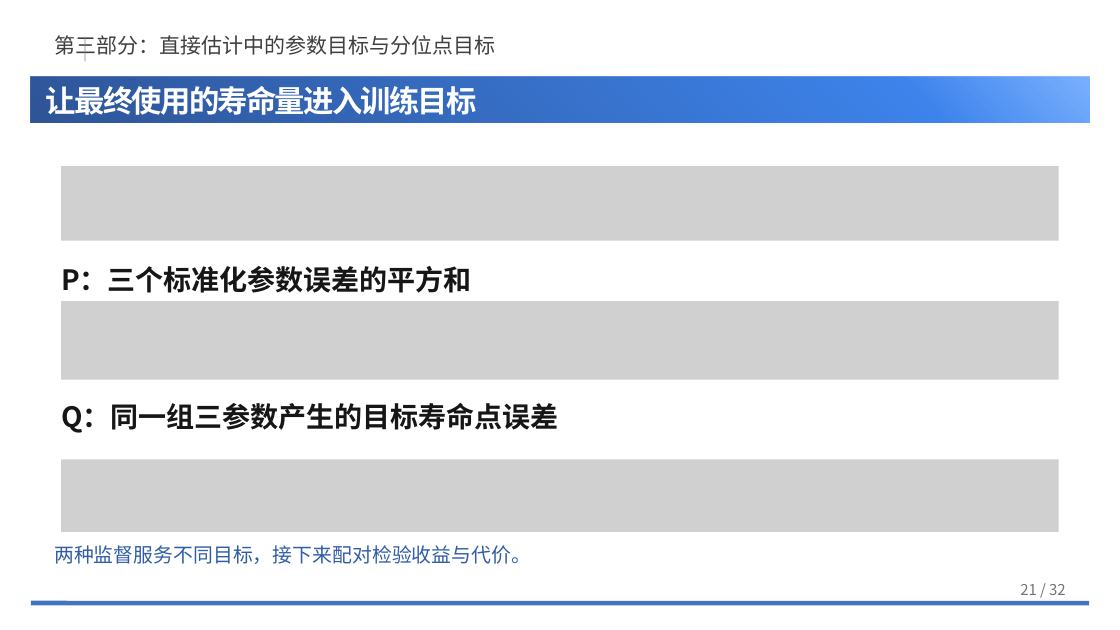
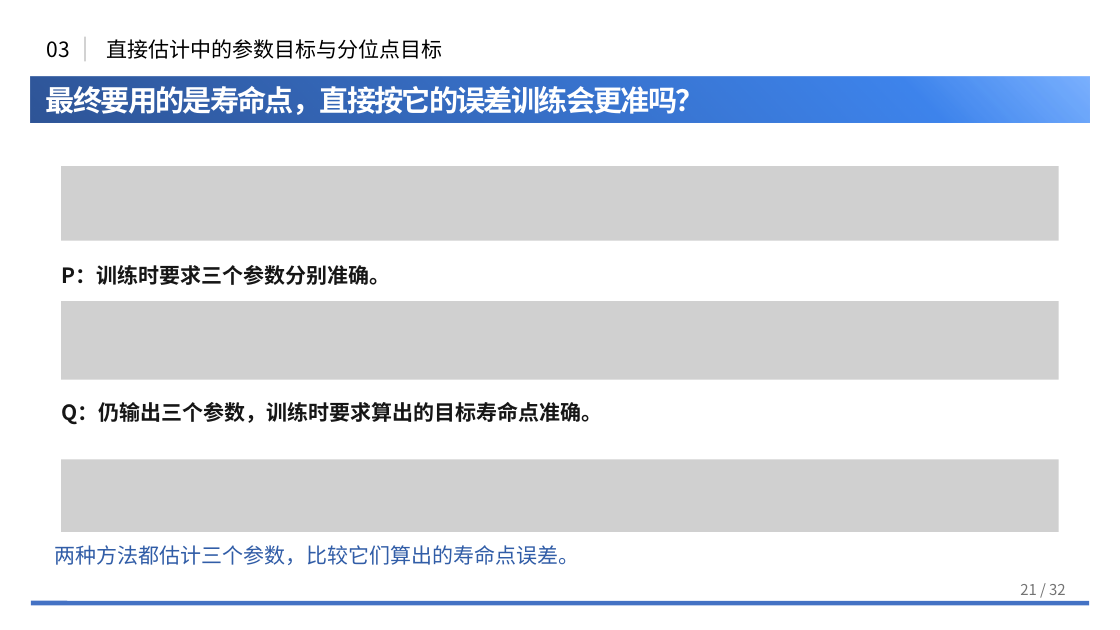
Before and after one commit to NEUwpy/weibull.work, a slide deck: slide 21 of docs/组会汇报/2026-09-三项研究更新汇报/260907组会.pptx. Drawn at 1120x630 pixels with LibreOffice and Linux fonts; fonts in the diff are those of the drawing; grey boxes stand for pictures; background and template pictures are left out. Boxes give left, top, right and bottom in pixels: in the first picture for what was removed or moved away, otherwise in the second. Text is boxed around its words. In the diff, an @@ line names an element or a change of style, - is before the commit and + after.

```diff
--- a/docs/组会汇报/2026-09-三项研究更新汇报/260907组会.pptx
+++ b/docs/组会汇报/2026-09-三项研究更新汇报/260907组会.pptx
@@ text added at box(46, 41, 69, 58), 18 pt, text #000000 @@
+03
@@ text at box(106, 39, 442, 59): text changed; text colour #404040 to #000000 @@
-第三部分：直接估计中的参数目标与分位点目标
+直接估计中的参数目标与分位点目标
@@ text at box(46, 81, 705, 118): text changed; size 26 to 25 pt @@
-让最终使用的寿命量进入训练目标
+最终要用的是寿命点，直接按它的误差训练会更准吗？
@@ text at box(61, 265, 390, 285): text changed; size 24 to 18 pt @@
-P：三个标准化参数误差的平方和
+P：训练时要求三个参数分别准确。
@@ text at box(61, 402, 602, 425): text changed; size 24 to 18 pt @@
-Q：同一组三参数产生的目标寿命点误差
+Q：仍输出三个参数，训练时要求算出的目标寿命点准确。
@@ text at box(54, 545, 579, 565): text changed; size 17 to 18 pt @@
-两种监督服务不同目标，接下来配对检验收益与代价。
+两种方法都估计三个参数，比较它们算出的寿命点误差。
```
Also in this commit, not shown: 27 other slides changed, 3 slides added, 3 slides removed, 4 other files.
